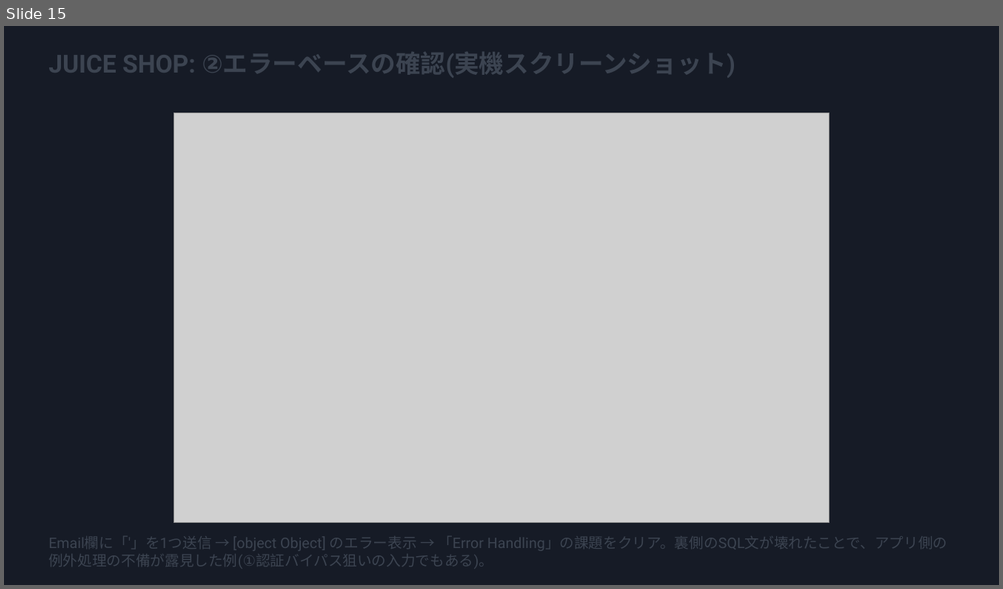
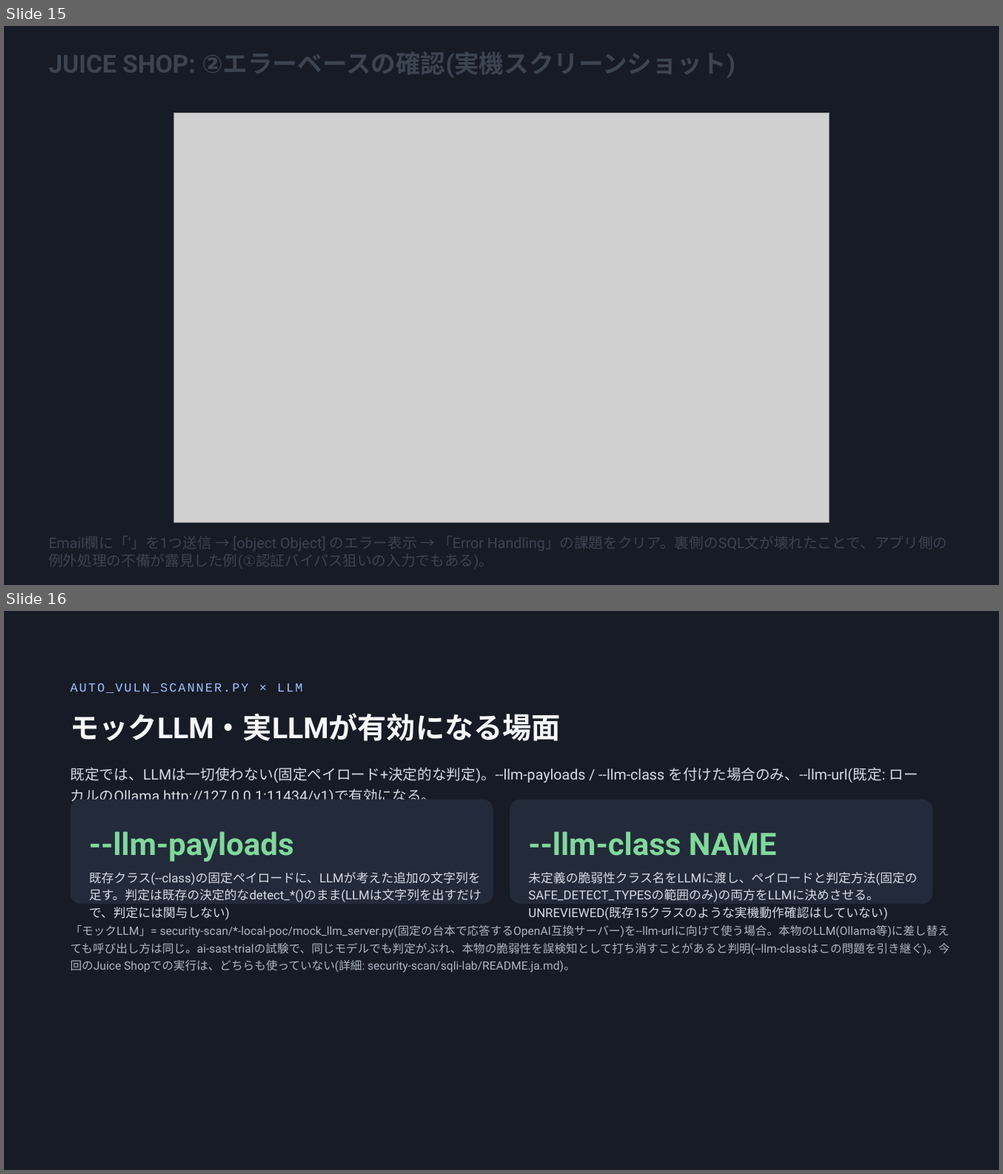
Before and after one commit to w-index-m/ai-agent-attack-defense, a slide deck: deck/sqli-types-and-techniques.pptx. Shown one above the other, each under a label of ours: slide 15 before the commit, slides 15 and 16 after it. The pictures are 1003x589 and 1003x1174 pixels, drawn with LibreOffice and Linux fonts; fonts in the diff are those of the drawing; grey boxes stand for pictures. Boxes give left, top, right and bottom in pixels: in the first picture for what was removed or moved away, otherwise in the second. Text is boxed around its words. In the diff, an @@ line names an element or a change of style, - is before the commit and + after.

```diff
--- a/deck/sqli-types-and-techniques.pptx
+++ b/deck/sqli-types-and-techniques.pptx
@@ slide 16 added at (x1=4, y1=611, x2=999, y2=1170), background #161B26 @@
@@ text added at (x1=71, y1=683, x2=302, y2=693), 12 pt, text #9FC2FF @@
+AUTO_VULN_SCANNER.PY × LLM
@@ title added at (x1=71, y1=713, x2=560, y2=741), 28 pt, text #F6F7F9, bold @@
+モックLLM・実LLMが有効になる場面
@@ text added at (x1=71, y1=767, x2=918, y2=802), 14 pt, text #D7DBE3 @@
+既定では、LLMは一切使わない(固定ペイロード+決定的な判定)。--llm-payloads / --llm-class を付けた場合のみ、--llm-url(既定: ローカルのOllama http://127.0.0.1:11434/v1)で有効になる。
@@ rounded rectangle added at (x1=71, y1=800, x2=493, y2=904), fill #232A3A @@
@@ rounded rectangle added at (x1=510, y1=800, x2=933, y2=904), fill #232A3A @@
@@ text added at (x1=89, y1=832, x2=294, y2=862), 30 pt, text #7FD99A, bold @@
+--llm-payloads
@@ text added at (x1=528, y1=832, x2=777, y2=856), 30 pt, text #7FD99A, bold @@
+--llm-class NAME
@@ text added at (x1=89, y1=872, x2=481, y2=920), 12 pt, text #D7DBE3 @@
+既存クラス(--class)の固定ペイロードに、LLMが考えた追加の文字列を足す。判定は既存の決定的なdetect_*()のまま(LLMは文字列を出すだけで、判定には関与しない)
@@ text added at (x1=528, y1=872, x2=916, y2=920), 12 pt, text #D7DBE3 @@
+未定義の脆弱性クラス名をLLMに渡し、ペイロードと判定方法(固定のSAFE_DETECT_TYPESの範囲のみ)の両方をLLMに決めさせる。UNREVIEWED(既存15クラスのような実機動作確認はしていない)
@@ text added at (x1=71, y1=925, x2=950, y2=973), 11.1 pt, text #AEB6C4 @@
+「モックLLM」= security-scan/*-local-poc/mock_llm_server.py(固定の台本で応答するOpenAI互換サーバー)を--llm-urlに向けて使う場合。本物のLLM(Ollama等)に差し替えても呼び出し方は同じ。ai-sast-trialの試験で、同じモデルでも判定がぶれ、本物の脆弱性を誤検知として打ち消すことがあると判明(--llm-classはこの問題を引き継ぐ)。今回のJuice Shopでの実行は、どちらも使っていない(詳細: security-scan/sqli-lab/README.ja.md)。
```
Also in this commit, not shown: 1 other file.
